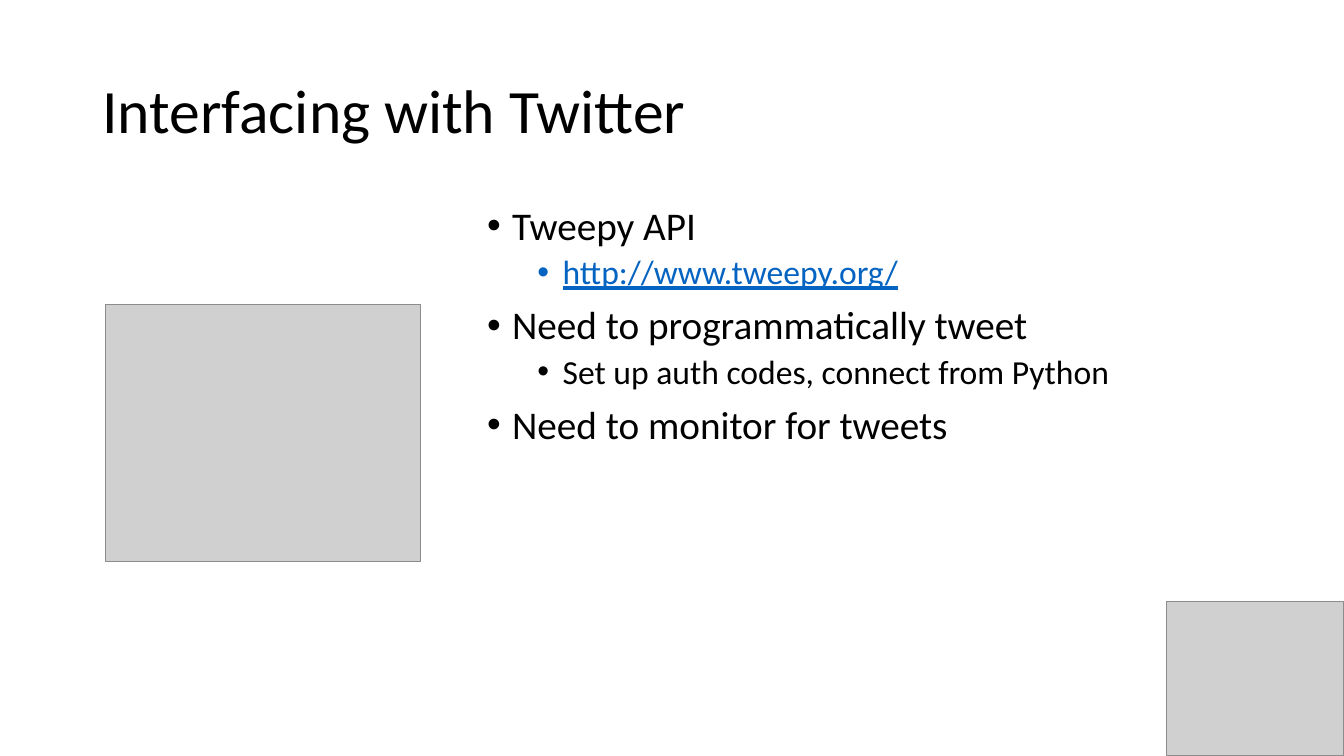
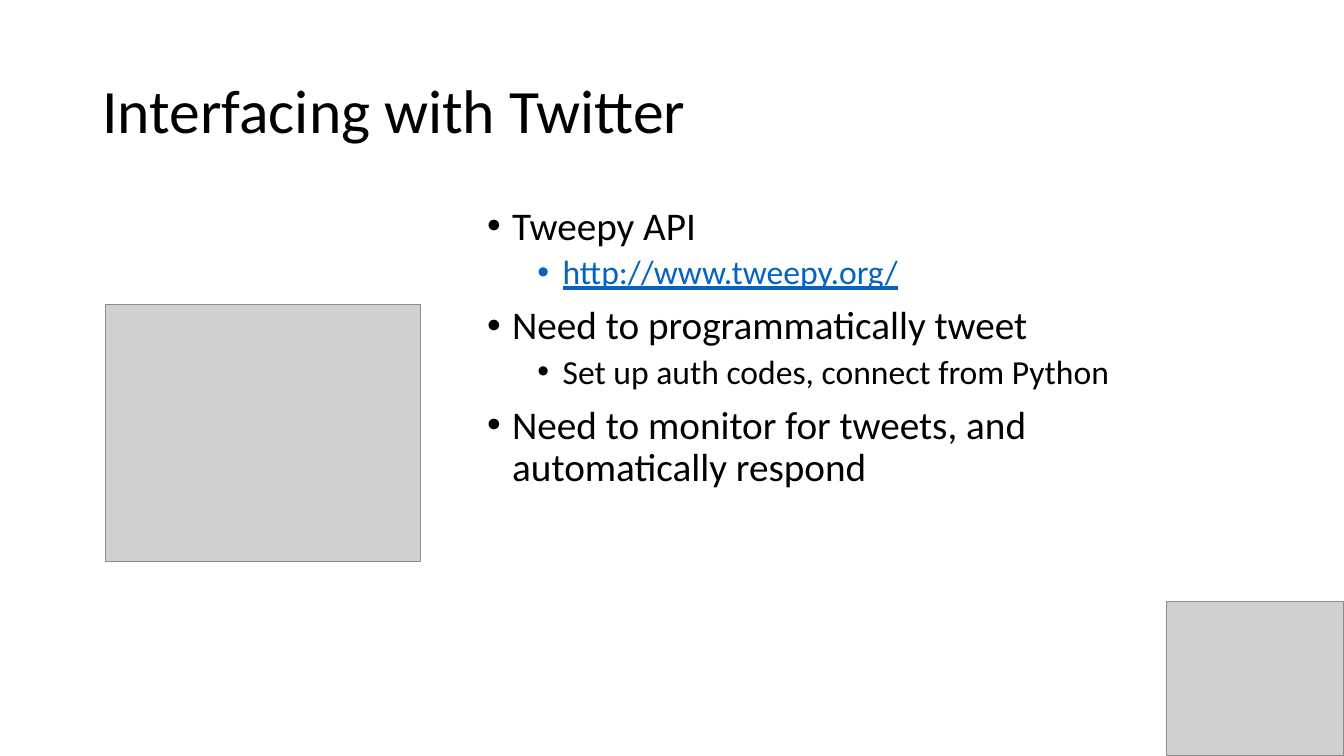
Before and after one commit to crimeprophet/CodeSaints, a slide deck: slide 6 of Weather Station.pptx. Drawn at 1344x756 pixels with LibreOffice and Linux fonts; fonts in the diff are those of the drawing; grey boxes stand for pictures. Boxes give left, top, right and bottom in pixels: in the first picture for what was removed or moved away, otherwise in the second. Text is boxed around its words. In the diff, an @@ line names an element or a change of style, - is before the commit and + after.

```diff
--- a/Weather Station.pptx
+++ b/Weather Station.pptx
@@ text at [512,411,1026,488]: text changed @@
-• Need to monitor for tweets
+• Need to monitor for tweets, and automatically respond
```
Also in this commit, not shown: 7 other slides changed, 2 slides added, 2 slides removed.
